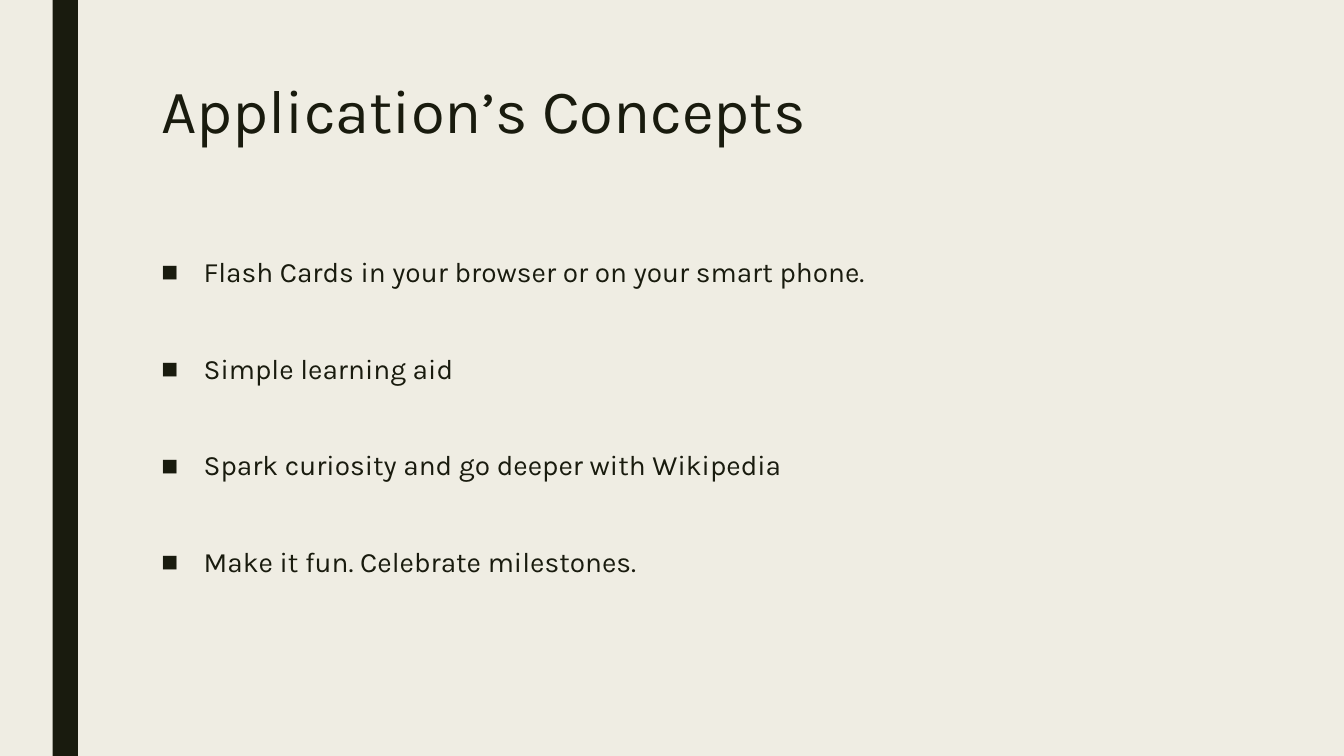
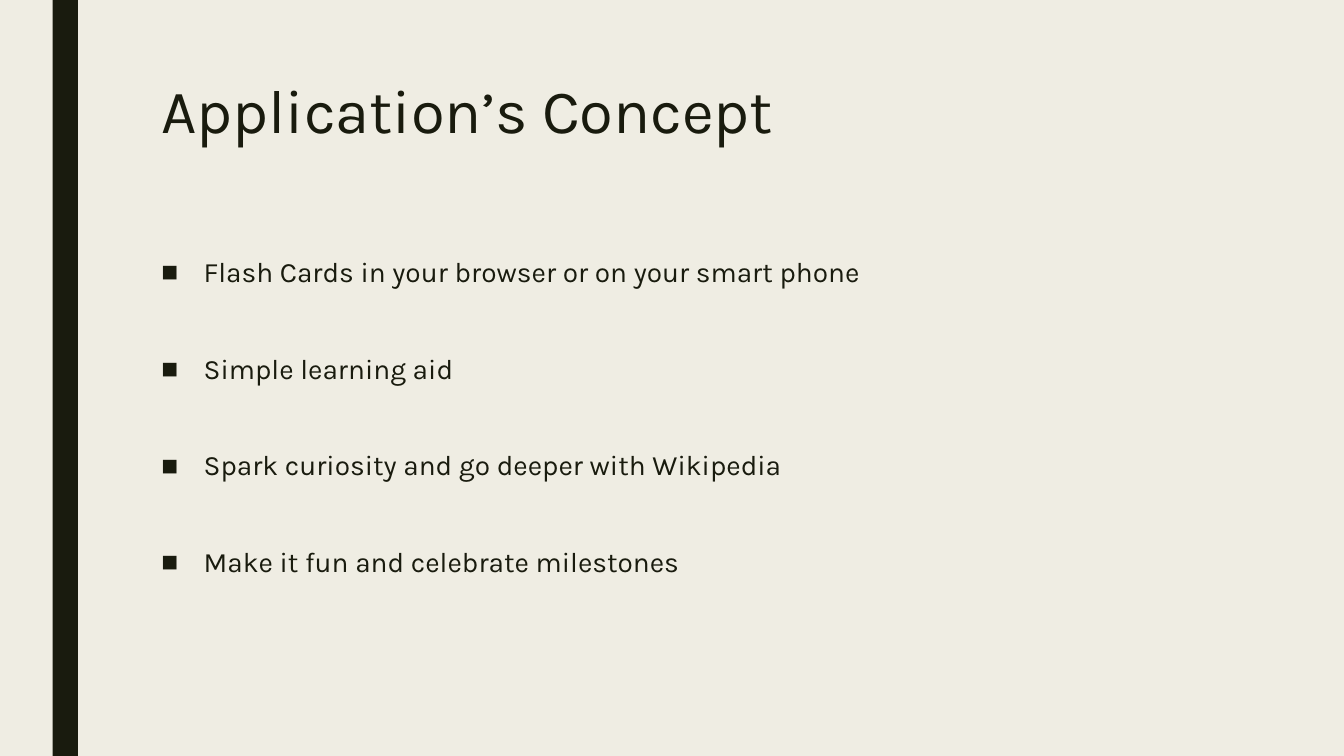
Before and after one commit to codeDeck-Learning-Tools/codeDeck, a slide deck: slide 3 of powerpoint/codeDeck2.pptx. Drawn at 1344x756 pixels with LibreOffice and Linux fonts; fonts in the diff are those of the drawing. Boxes give left, top, right and bottom in pixels: in the first picture for what was removed or moved away, otherwise in the second. Text is boxed around its words. In the diff, an @@ line names an element or a change of style, - is before the commit and + after.

```diff
--- a/powerpoint/codeDeck2.pptx
+++ b/powerpoint/codeDeck2.pptx
@@ title at (x1=161, y1=90, x2=773, y2=148): text changed @@
-Application’s Concepts
+Application’s Concept
@@ text at (x1=204, y1=262, x2=860, y2=289): text changed @@
-■ Flash Cards in your browser or on your smart phone.
+■ Flash Cards in your browser or on your smart phone
@@ text at (x1=204, y1=552, x2=679, y2=573): text changed @@
-■ Make it fun. Celebrate milestones.
+■ Make it fun and celebrate milestones
```
Also in this commit, not shown: 7 other slides changed, 1 slide added, 4 slides removed.
